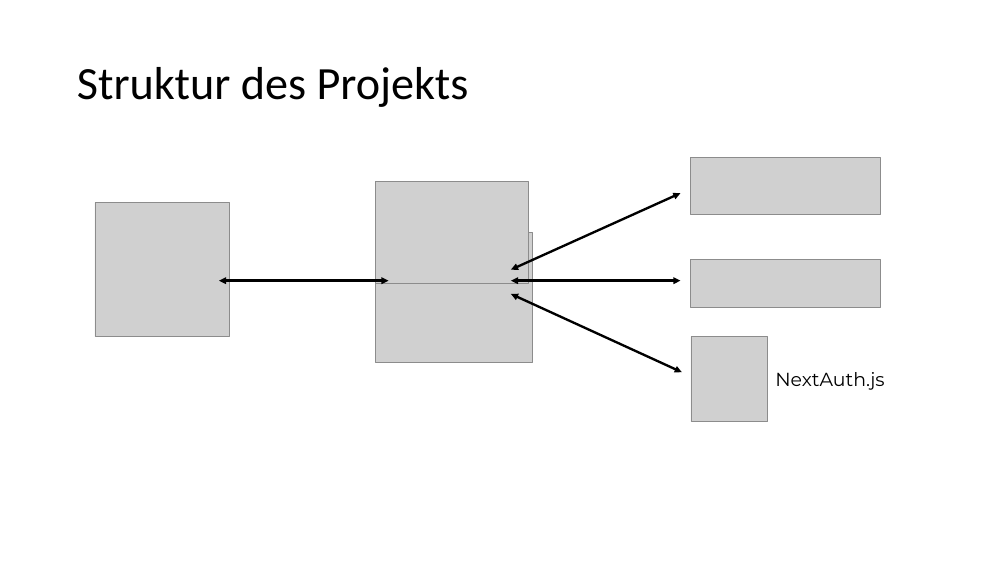
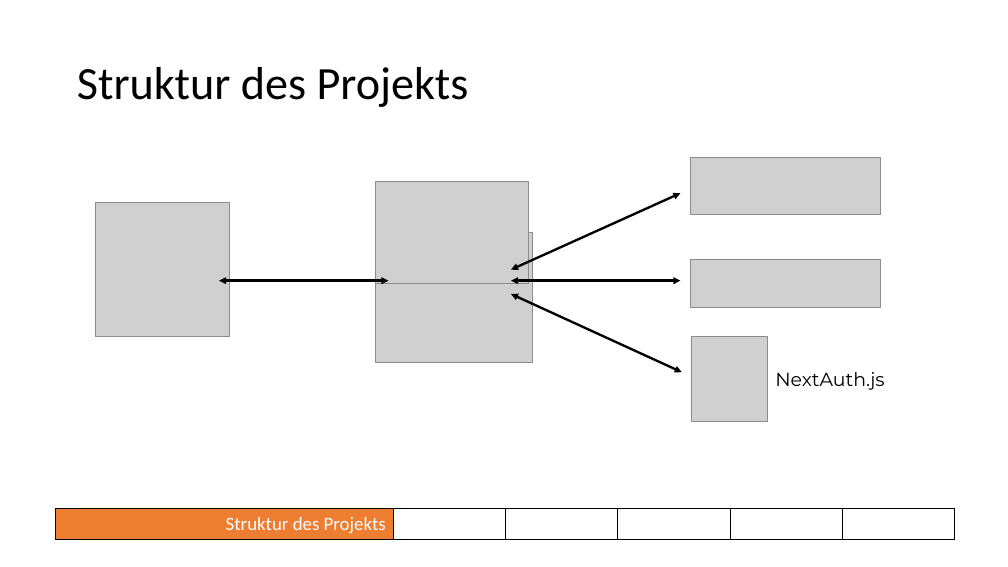
Before and after one commit to RocordJavaScript2023/realtime, a slide deck: slide 4 of presentation/realtime.pptx. Drawn at 1008x567 pixels with LibreOffice and Linux fonts; fonts in the diff are those of the drawing; grey boxes stand for pictures. Boxes give left, top, right and bottom in pixels: in the first picture for what was removed or moved away, otherwise in the second. Text is boxed around its words. In the diff, an @@ line names an element or a change of style, - is before the commit and + after.

```diff
--- a/presentation/realtime.pptx
+++ b/presentation/realtime.pptx
@@ table added at (55, 508, 952, 539), 1 rows, 8 columns @@
+ |  | Struktur des Projekts |  |  |  |  | 
```
Also in this commit, not shown: 16 other slides changed.
